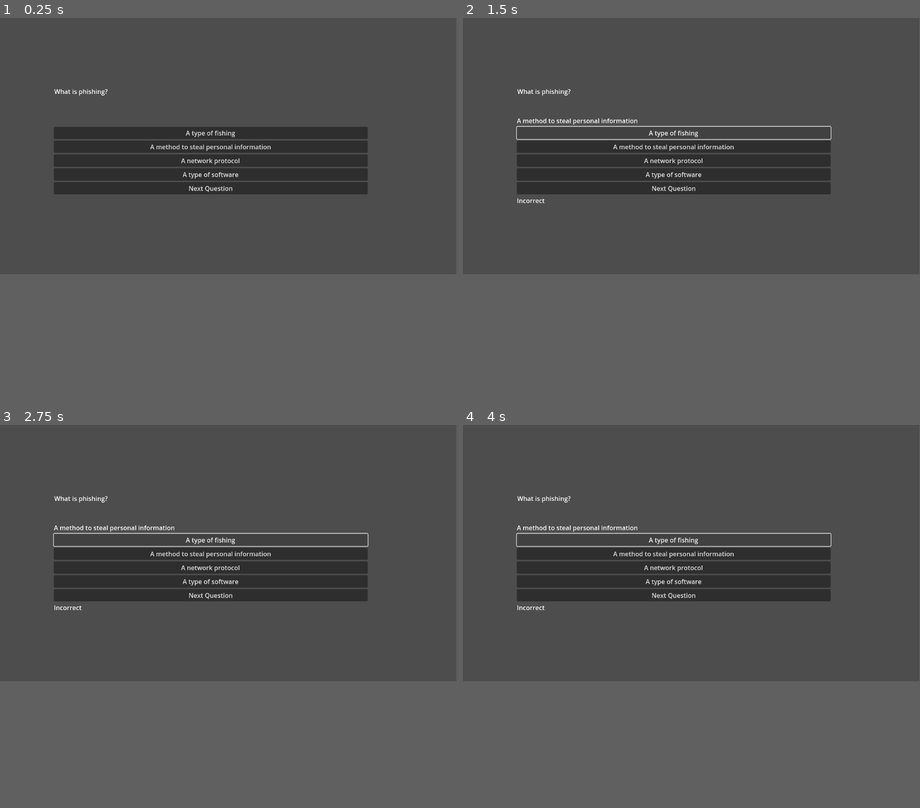
Above: before the commit, frames 1-4 (two rows, left to right).
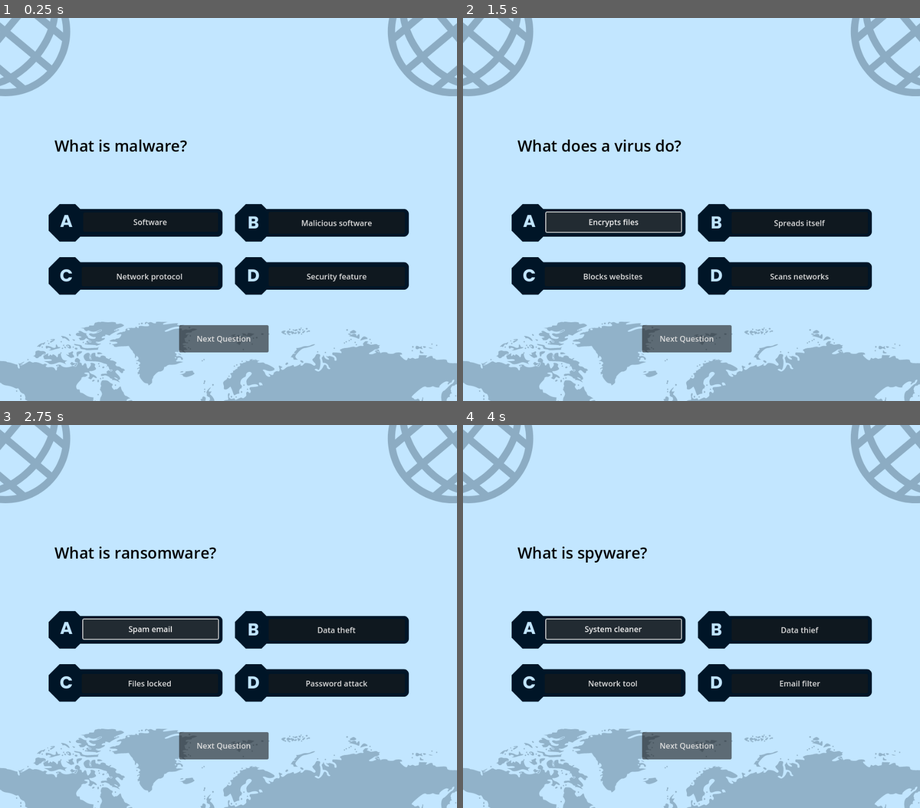
Above: after the commit, the same moments.

Repository: MagnusAustin/friendly-spork
Game: Godot game, scene res://control.tscn
Same seed, same stepped clock (60 frames per second), same inputs: the game is played once before the commit and once after it. This scene is started directly instead of the project's main scene.
Inputs:
- Up to frame 1 (0.25 s): no input
- Up to frame 2 (1.5 s): click "A type of fishing" (after the commit: "Software") at 0.5 s; click "A type of fishing" (after the commit: "Antivirus") at 1.25 s
- Up to frame 3 (2.75 s): click "A type of fishing" (after the commit: "Encrypts files") at 2 s
- Up to frame 4 (4 s): click "A type of fishing" (after the commit: "Spam email") at 2.75 s; click "A type of fishing" (after the commit: "Install updates") at 3.5 s
In our replay, the window is 799x449 before the commit and 800x671 after it. These sizes can differ from the game's own. Grey fills any space a smaller window leaves; there, only what the larger window draws over its background counts as a difference.

The runs differ from the first frame. In frame 1, 81% of the frame differs, in the area x 0-100%, y 0-100%; in frame 2, 81%; in frame 3, 81%; in frame 4, 81%.

Commit message:
Add files via upload

Diff:
--- /dev/null
+++ b/Quizz/Office1.tscn
@@ -0,0 +1,12 @@
+[gd_scene load_steps=2 format=3 uid="uid://xe0wtqrw2i6u"]
+
+[ext_resource type="Texture2D" uid="uid://clsvnknus88m5" path="res://assets/Office_Concept1.jpeg" id="1_h0g5m"]
+
+[node name="Node2D" type="Node2D"]
+
+[node name="OfficeConcept1" type="Sprite2D" parent="."]
+position = Vector2(9.49998, 15)
+scale = Vector2(0.546387, 0.448242)
+texture = ExtResource("1_h0g5m")
+
+[node name="Camera2D" type="Camera2D" parent="."]
--- /dev/null
+++ b/Quizz/Scene_change.gd
@@ -0,0 +1,22 @@
+extends Control
+
+
+# Called when the node enters the scene tree for the first time.
+func _ready():
+	pass# Replace with function body.
+
+# Called every frame. 'delta' is the elapsed time since the previous frame.
+func _process(delta):
+	pass
+
+
+func _on_office_pressed():
+	get_tree().change_scene_to_file("res://Office1.tscn") # Replace with function body.
+
+
+func _on_server_pressed():
+	get_tree().change_scene_to_file("res://server.tscn") # Replace with function body.
+
+
+func _on_home_pressed():
+	get_tree().change_scene_to_file("res://home_office1.tscn") # Replace with function body.
--- /dev/null
+++ b/Quizz/change.tscn
@@ -0,0 +1,37 @@
+[gd_scene load_steps=2 format=3 uid="uid://ch2vwcxq1wi13"]
+
+[ext_resource type="Script" path="res://Scene_change.gd" id="1_qfprh"]
+
+[node name="Control" type="Control"]
+layout_mode = 3
+anchors_preset = 15
+anchor_right = 1.0
+anchor_bottom = 1.0
+grow_horizontal = 2
+grow_vertical = 2
+script = ExtResource("1_qfprh")
+
+[node name="VBoxContainer" type="VBoxContainer" parent="."]
+layout_mode = 0
+offset_left = 125.0
+offset_top = 196.0
+offset_right = 771.0
+offset_bottom = 574.0
+
+[node name="Server" type="Button" parent="VBoxContainer"]
+layout_mode = 2
+text = "Server"
+
+[node name="Home" type="Button" parent="VBoxContainer"]
+layout_mode = 2
+text = "Home"
+
+[node name="Office" type="Button" parent="VBoxContainer"]
+layout_mode = 2
+text = "Office
+"
+
+[connection signal="pressed" from="VBoxContainer/Server" to="." method="_on_server_pressed"]
+[connection signal="pressed" from="VBoxContainer/Home" to="." method="_on_home_pressed"]
+[connection signal="pressed" from="VBoxContainer/Office" to="." method="_on_office_pressed"]
+[connection signal="pressed" from="VBoxContainer/Office" to="." method="_on_button_pressed"]
--- a/Quizz/control.gd
+++ b/Quizz/control.gd
@@ -2,8 +2,9 @@
 
 var questions = []
 var options = []
+var correct = []
 var current_question_index = 0
-var correct = []
+var score = 0
 
 # Called when the node enters the scene tree for the first time.
 func _ready():
@@ -21,32 +22,27 @@
 		questions.append(json_result[i].get("question", "Unknown"))
 
 	for i in range(json_result.size()):
-		options.append(json_result[i].get("options" , "Unknown"))
+		options.append(json_result[i].get("options", "Unknown"))
 
 	for i in range(json_result.size()):
-		correct.append(json_result[i].get("correct_index" , "Unknown"))
-
+		correct.append(json_result[i].get("correct_index", "Unknown"))
 
 # Display the current question and options
 func show_question():
 	$QuestionLabel.text = questions[current_question_index]
-	$VBoxContainer/OptionA.text = options[current_question_index][0]
-	$VBoxContainer/OptionB.text = options[current_question_index][1]
-	$VBoxContainer/OptionC.text = options[current_question_index][2]
-	$VBoxContainer/OptionD.text = options[current_question_index][3]
+	$OptionA.text = options[current_question_index][0]
+	$OptionB.text = options[current_question_index][1]
+	$OptionC.text = options[current_question_index][2]
+	$OptionD.text = options[current_question_index][3]
 
 func next_question():
 	if current_question_index >= 9:
 		out_of_bounds()
 	else:
-		current_question_index +=1
-		$VBoxContainer/AnswerLabel.text = ''
-		$VBoxContainer/Correct_Answer.text = ''
-		$QuestionLabel.text = questions[current_question_index]
-		$VBoxContainer/OptionA.text = options[current_question_index][0]
-		$VBoxContainer/OptionB.text = options[current_question_index][1]
-		$VBoxContainer/OptionC.text = options[current_question_index][2]
-		$VBoxContainer/OptionD.text = options[current_question_index][3]
+		current_question_index += 1
+		$AnswerLabel.text = ''
+		$Correct_Answer.text = ''
+		show_question()
 
 func _on_next_question_button_pressed():
 	if current_question_index >= 9:
@@ -55,49 +51,56 @@
 		next_question()
 
 func out_of_bounds():
-	$VBoxContainer/AnswerLabel.queue_free()
+	$TextureRect.queue_free()
+	$AnswerLabel.queue_free()
 	$QuestionLabel.text = "You've Completed the Quiz"
-	$VBoxContainer/Correct_Answer.queue_free()
-	$VBoxContainer/OptionA.queue_free()
-	$VBoxContainer/OptionB.queue_free()
-	$VBoxContainer/OptionC.queue_free()
-	$VBoxContainer/OptionD.queue_free()
-	$VBoxContainer/NextQuestionButton.queue_free()
-
-
+	$Correct_Answer.queue_free()
+	$OptionA.queue_free()
+	$OptionB.queue_free()
+	$OptionC.queue_free()
+	$OptionD.queue_free()
+	$NextQuestionButton.queue_free()
+	$".".add_child(Label.new())
+	$".".get_child($".".get_child_count() - 1).text = "Your Score: " + str(score) + "/" + str(questions.size())
 
 func _on_option_a_pressed():
 	if correct[current_question_index] == 0:
-		$VBoxContainer/AnswerLabel.text = "Correct"
-		next_question()
+		$AnswerLabel.text = "Correct"
+		score += 1
+
 	else:
-		$VBoxContainer/AnswerLabel.text = "Incorrect"
+		$AnswerLabel.text = "Incorrect"
 		correct_ans()
+	next_question()
 
 func _on_option_b_pressed():
 	if correct[current_question_index] == 1:
-		$VBoxContainer/AnswerLabel.text = "Correct"
-		next_question()
+		$AnswerLabel.text = "Correct"
+		score += 1
+
 	else:
-		$VBoxContainer/AnswerLabel.text = "Incorrect" # Replace with function body.
+		$AnswerLabel.text = "Incorrect"
 		correct_ans()
+	next_question()
 
 func _on_option_c_pressed():
 	if correct[current_question_index] == 2:
-		$VBoxContainer/AnswerLabel.text = "Correct"
-		next_question()
+		$AnswerLabel.text = "Correct"
+		score += 1
 	else:
-		$VBoxContainer/AnswerLabel.text = "Incorrect" # Replace with function body.
+		$AnswerLabel.text = "Incorrect"
 		correct_ans()
+	next_question()
 
 func _on_option_d_pressed():
 	if correct[current_question_index] == 3:
-		$VBoxContainer/AnswerLabel.text = "Correct"
-		next_question()
+		$AnswerLabel.text = "Correct"
+		score += 1
 	else:
-		$VBoxContainer/AnswerLabel.text = "Incorrect"
+		$AnswerLabel.text = "Incorrect"
 		correct_ans()
+	next_question()
 
 func correct_ans():
-	$VBoxContainer/Correct_Answer.text = options[current_question_index][correct[current_question_index]]
+	$Correct_Answer.text = options[current_question_index][correct[current_question_index]]
 	print(options[current_question_index][correct[current_question_index]])
--- a/Quizz/control.tscn
+++ b/Quizz/control.tscn
@@ -1,55 +1,87 @@
-[gd_scene load_steps=2 format=3 uid="uid://cbbhsn65au72q"]
+[gd_scene load_steps=3 format=3 uid="uid://cbbhsn65au72q"]
 
 [ext_resource type="Script" path="res://control.gd" id="1_wyk7d"]
+[ext_resource type="Texture2D" uid="uid://bp7ae5rnpg62l" path="res://Cyan Simple Quiz Time Facebook Post.png" id="2_s73n4"]
 
 [node name="Control" type="Control"]
 layout_mode = 3
-anchors_preset = 15
-anchor_right = 1.0
-anchor_bottom = 1.0
+anchor_right = 0.999
+anchor_bottom = 0.996
+offset_right = 0.16394
+offset_bottom = 0.151978
 grow_horizontal = 2
 grow_vertical = 2
 script = ExtResource("1_wyk7d")
 
-[node name="VBoxContainer" type="VBoxContainer" parent="."]
+[node name="TextureRect" type="TextureRect" parent="."]
 layout_mode = 0
-offset_left = 136.0
-offset_top = 248.0
-offset_right = 928.0
-offset_bottom = 480.0
-
-[node name="Correct_Answer" type="Label" parent="VBoxContainer"]
-layout_mode = 2
-
-[node name="OptionA" type="Button" parent="VBoxContainer"]
-layout_mode = 2
-
-[node name="OptionB" type="Button" parent="VBoxContainer"]
-layout_mode = 2
-
-[node name="OptionC" type="Button" parent="VBoxContainer"]
-layout_mode = 2
-
-[node name="OptionD" type="Button" parent="VBoxContainer"]
-layout_mode = 2
-
-[node name="NextQuestionButton" type="Button" parent="VBoxContainer"]
-layout_mode = 2
-text = "Next Question"
-
-[node name="AnswerLabel" type="Label" parent="VBoxContainer"]
-layout_mode = 2
+offset_right = 940.0
+offset_bottom = 788.0
+texture = ExtResource("2_s73n4")
 
 [node name="QuestionLabel" type="Label" parent="."]
 layout_mode = 2
-offset_left = 137.0
-offset_top = 174.0
-offset_right = 937.0
-offset_bottom = 238.0
+offset_left = 112.0
+offset_top = 240.0
+offset_right = 912.0
+offset_bottom = 304.0
+theme_override_colors/font_color = Color(0, 0, 0, 1)
+theme_override_font_sizes/font_size = 32
 text = "Random"
 
-[connection signal="pressed" from="VBoxContainer/OptionA" to="." method="_on_option_a_pressed"]
-[connection signal="pressed" from="VBoxContainer/OptionB" to="." method="_on_option_b_pressed"]
-[connection signal="pressed" from="VBoxContainer/OptionC" to="." method="_on_option_c_pressed"]
-[connection signal="pressed" from="VBoxContainer/OptionD" to="." method="_on_option_d_pressed"]
-[connection signal="pressed" from="VBoxContainer/NextQuestionButton" to="." method="_on_next_question_button_pressed"]
+[node name="OptionA" type="Button" parent="."]
+layout_mode = 2
+offset_left = 171.0
+offset_top = 400.0
+offset_right = 448.0
+offset_bottom = 440.0
+
+[node name="OptionB" type="Button" parent="."]
+layout_mode = 2
+offset_left = 552.0
+offset_top = 399.0
+offset_right = 832.0
+offset_bottom = 444.0
+
+[node name="OptionC" type="Button" parent="."]
+layout_mode = 2
+offset_left = 168.0
+offset_top = 512.0
+offset_right = 448.0
+offset_bottom = 552.0
+
+[node name="OptionD" type="Button" parent="."]
+layout_mode = 2
+offset_left = 552.0
+offset_top = 512.0
+offset_right = 832.0
+offset_bottom = 552.0
+
+[node name="Correct_Answer" type="Label" parent="."]
+layout_mode = 2
+offset_left = 96.0
+offset_top = 288.0
+offset_right = 888.0
+offset_bottom = 375.0
+size_flags_vertical = 1
+
+[node name="NextQuestionButton" type="Button" parent="."]
+layout_mode = 2
+offset_left = 368.0
+offset_top = 632.0
+offset_right = 552.0
+offset_bottom = 688.0
+text = "Next Question"
+
+[node name="AnswerLabel" type="Label" parent="."]
+layout_mode = 2
+offset_left = 272.0
+offset_top = 328.0
+offset_right = 1064.0
+offset_bottom = 351.0
+
+[connection signal="pressed" from="OptionA" to="." method="_on_option_a_pressed"]
+[connection signal="pressed" from="OptionB" to="." method="_on_option_b_pressed"]
+[connection signal="pressed" from="OptionC" to="." method="_on_option_c_pressed"]
+[connection signal="pressed" from="OptionD" to="." method="_on_option_d_pressed"]
+[connection signal="pressed" from="NextQuestionButton" to="." method="_on_next_question_button_pressed"]
--- /dev/null
+++ b/Quizz/home_office1.tscn
@@ -0,0 +1,13 @@
+[gd_scene load_steps=2 format=3 uid="uid://dj0wvnpy8s3bn"]
+
+[ext_resource type="Texture2D" uid="uid://djyqnj2e8ynia" path="res://assets/Home_Office_Concept1.jpeg" id="1_chaxu"]
+
+[node name="Node2D" type="Node2D"]
+
+[node name="HomeOfficeConcept1" type="Sprite2D" parent="."]
+position = Vector2(1513.5, -176)
+scale = Vector2(0.608887, 0.535156)
+texture = ExtResource("1_chaxu")
+
+[node name="Camera2D" type="Camera2D" parent="."]
+position = Vector2(1510, -234)
--- a/Quizz/project.godot
+++ b/Quizz/project.godot
@@ -19,6 +19,11 @@
 
 Firebase="*res://addons/godot-firebase/firebase/firebase.tscn"
 
+[display]
+
+window/size/viewport_width=939
+window/size/viewport_height=788
+
 [editor_plugins]
 
 enabled=PackedStringArray("res://addons/godot-firebase/plugin.cfg")
--- a/Quizz/questions.json
+++ b/Quizz/questions.json
@@ -1,52 +1,52 @@
 [
 	{
-		"question": "What is phishing?",
-		"options": ["A type of fishing", "A method to steal personal information", "A network protocol", "A type of software"],
+		"question": "What is malware?",
+		"options": ["Software", "Malicious software", "Network protocol", "Security feature"],
 		"correct_index": 1
 	},
 	{
-		"question": "Which of the following is a common phishing tactic?",
-		"options": ["Email spoofing", "Firewall installation", "Data encryption", "Multi-factor authentication"],
+		"question": "Which is a type of malware?",
+		"options": ["Antivirus", "Firewall", "Trojan horse", "Router"],
+		"correct_index": 2
+	},
+	{
+		"question": "What does a virus do?",
+		"options": ["Encrypts files", "Spreads itself", "Blocks websites", "Scans networks"],
+		"correct_index": 1
+	},
+	{
+		"question": "What is ransomware?",
+		"options": ["Spam email", "Data theft", "Files locked", "Password attack"],
+		"correct_index": 2
+	},
+	{
+		"question": "How to avoid malware?",
+		"options": ["Install updates", "Click all links", "Ignore warnings", "Share passwords"],
 		"correct_index": 0
 	},
 	{
-		"question": "What should you do if you receive an unsolicited email asking for personal information?",
-		"options": ["Reply with the information", "Ignore it", "Click on the links", "Forward it to a friend"],
+		"question": "What is spyware?",
+		"options": ["System cleaner", "Data thief", "Network tool", "Email filter"],
 		"correct_index": 1
 	},
 	{
-		"question": "What is a phishing link?",
-		"options": ["A link to a legitimate website", "A link that leads to a fake website", "A link to download software", "A link to a secure server"],
+		"question": "What is adware?",
+		"options": ["Software ads", "Network tool", "Spam email", "Antivirus"],
+		"correct_index": 0
+	},
+	{
+		"question": "What does a worm do?",
+		"options": ["Displays ads", "Spreads rapidly", "Encrypts data", "Blocks websites"],
 		"correct_index": 1
 	},
 	{
-		"question": "Which of the following is a sign of a phishing email?",
-		"options": ["Personalized greeting", "Poor spelling and grammar", "Professional design", "Company logo included"],
+		"question": "What is a rootkit?",
+		"options": ["System utility", "Hidden malware", "Email scam", "Network protocol"],
 		"correct_index": 1
 	},
 	{
-		"question": "What can you do to protect yourself from phishing?",
-		"options": ["Use a strong password", "Enable two-factor authentication", "Keep software updated", "All of the above"],
-		"correct_index": 3
-	},
-	{
-		"question": "What is spear phishing?",
-		"options": ["Phishing targeted at a specific individual or organization", "A type of fishing technique", "Phishing via social media", "General phishing attacks"],
-		"correct_index": 0
-	},
-	{
-		"question": "Which of the following tools can help detect phishing attempts?",
-		"options": ["Antivirus software", "Email filtering tools", "Web monitoring tools", "All of the above"],
-		"correct_index": 3
-	},
-	{
-		"question": "What should you do if you accidentally click on a phishing link?",
-		"options": ["Change your passwords immediately", "Ignore it", "Uninstall your browser", "Nothing, it's safe"],
-		"correct_index": 0
-	},
-	{
-		"question": "Which type of email address is often used in phishing attempts?",
-		"options": ["Corporate email addresses", "Generic email addresses (e.g., gmail.com, yahoo.com)", "Secure email services", "Verified email domains"],
+		"question": "What does a keylogger do?",
+		"options": ["Encrypts data", "Logs keystrokes", "Blocks ads", "Scans viruses"],
 		"correct_index": 1
 	}
 ]
--- /dev/null
+++ b/Quizz/server.tscn
@@ -0,0 +1,12 @@
+[gd_scene load_steps=2 format=3 uid="uid://bvuauymwma70y"]
+
+[ext_resource type="Texture2D" uid="uid://3avb7rbeooo8" path="res://assets/Server_Room_Concept1.jpeg" id="1_ybk3w"]
+
+[node name="Node2D" type="Node2D"]
+
+[node name="ServerRoomConcept1" type="Sprite2D" parent="."]
+position = Vector2(-9.49997, -1.50001)
+scale = Vector2(0.584473, 0.502441)
+texture = ExtResource("1_ybk3w")
+
+[node name="Camera2D" type="Camera2D" parent="."]
Binary file added: Quizz/Cyan Simple Quiz Time Facebook Post.png
Not shown, added: Quizz/Cyan Simple Quiz Time Facebook Post.png.import
Binary file added: Quizz/addons/godot-firebase/Cyan Simple Quiz Time Facebook Post.png
Not shown, added: Quizz/addons/godot-firebase/Cyan Simple Quiz Time Facebook Post.png.import
Binary file added: Quizz/addons/godot-firebase/Home_Office_Concept1.jpeg
Not shown, added: Quizz/addons/godot-firebase/Home_Office_Concept1.jpeg.import
Binary file added: Quizz/addons/godot-firebase/Office_Concept1.jpeg
Not shown, added: Quizz/addons/godot-firebase/Office_Concept1.jpeg.import
Binary file added: Quizz/addons/godot-firebase/Office_Concept2.jpeg
Not shown, added: Quizz/addons/godot-firebase/Office_Concept2.jpeg.import
Binary file added: Quizz/addons/godot-firebase/Server_Room_Concept1.jpeg
Not shown, added: Quizz/addons/godot-firebase/Server_Room_Concept1.jpeg.import
(and 8 more such lines)
